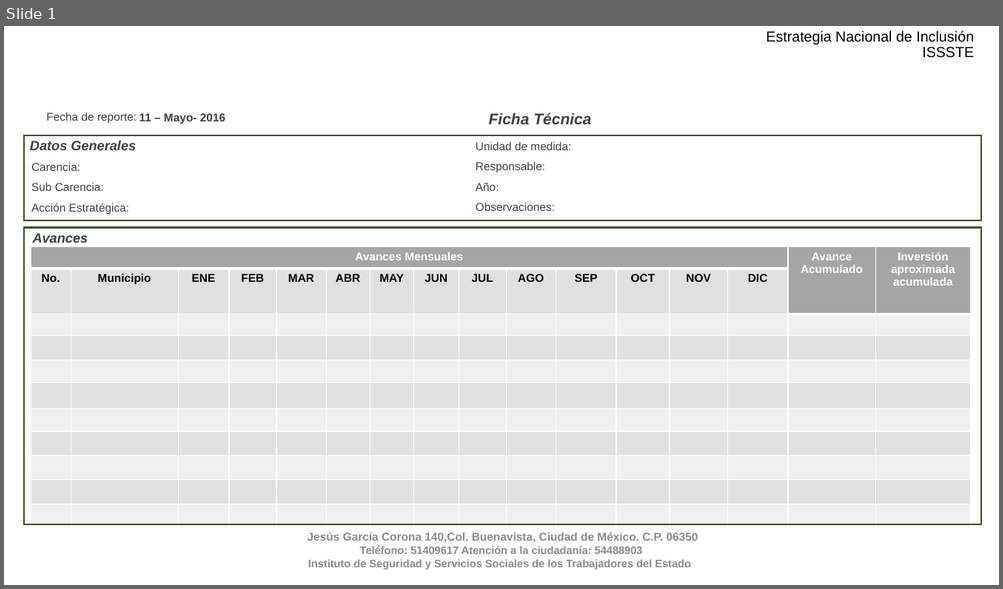
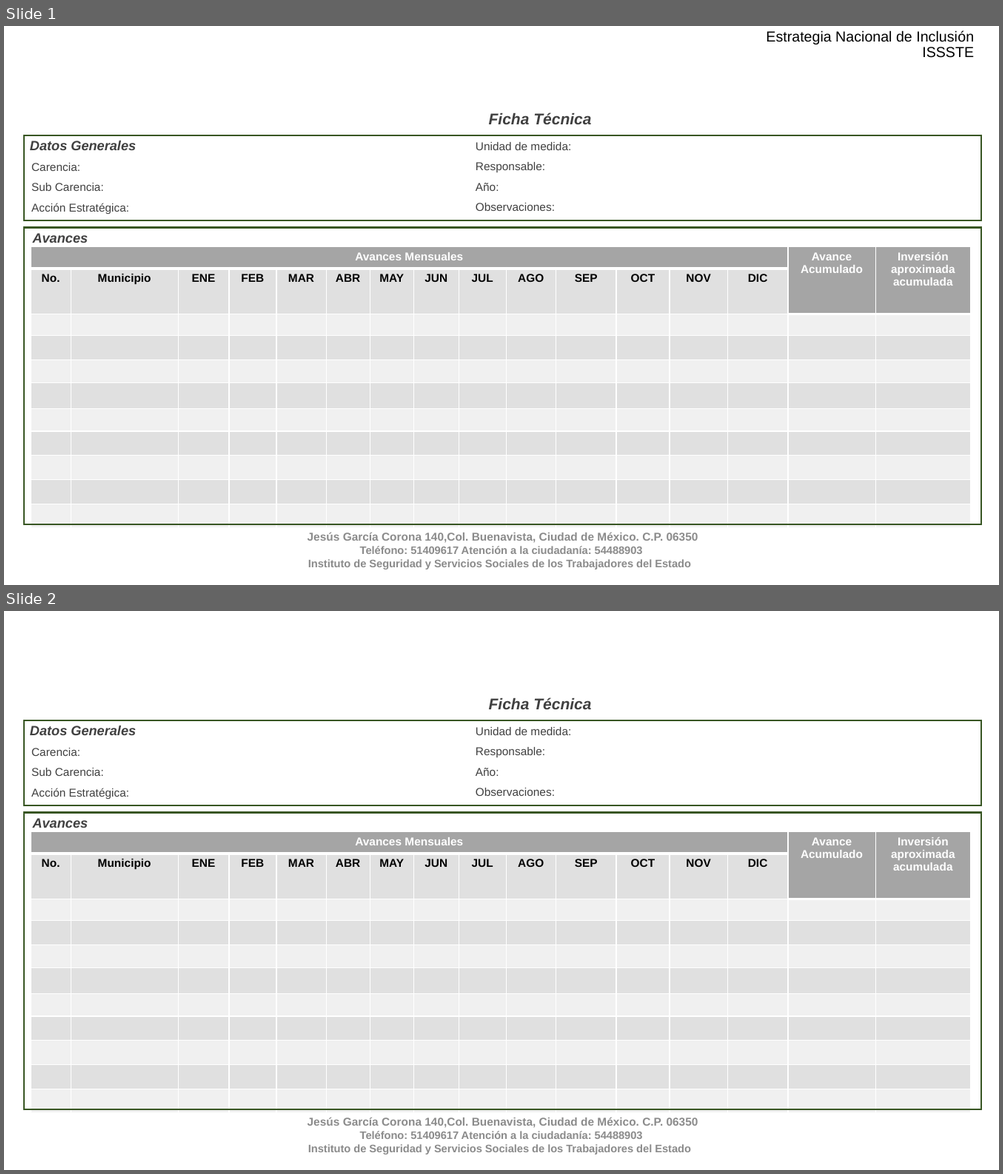
Before and after one commit to fpedro23/djangoISSSTE, a slide deck: djangoISSSTE/static/ppt/Ficha_Tecnica_Avance.pptx. Shown one above the other, each under a label of ours: slide 1 before the commit, slides 1 and 2 after it. The pictures are 1003x589 and 1003x1174 pixels, drawn with LibreOffice and Linux fonts; fonts in the diff are those of the drawing; background and template pictures are left out. Boxes give left, top, right and bottom in pixels: in the first picture for what was removed or moved away, otherwise in the second. Text is boxed around its words. In the diff, an @@ line names an element or a change of style, - is before the commit and + after.

```diff
--- a/djangoISSSTE/static/ppt/Ficha_Tecnica_Avance.pptx
+++ b/djangoISSSTE/static/ppt/Ficha_Tecnica_Avance.pptx
@@ slide 2 added at (x1=4, y1=611, x2=999, y2=1170), background #FFFFFF; not listed: 1 template element that a slide beside it also shows @@
@@ text added at (x1=489, y1=698, x2=591, y2=709), 15 pt, text #404040, bold, italic @@
+Ficha Técnica
@@ rectangle added at (x1=23, y1=721, x2=981, y2=806), outline #385723 1.5 pt @@
@@ table added at (x1=468, y1=721, x2=971, y2=806), 4 rows, 2 columns @@
+Unidad de medida: | 
+Responsable: | 
+Año: | 
+Observaciones: | 
@@ table added at (x1=24, y1=742, x2=523, y2=806), 3 rows, 2 columns @@
+Carencia: | 
+Sub Carencia: | 
+Acción Estratégica: | 
@@ text added at (x1=30, y1=726, x2=136, y2=735), 13 pt, text #404040, bold, italic @@
+Datos Generales
@@ rectangle added at (x1=23, y1=812, x2=981, y2=1110), outline #385723 1.5 pt @@
@@ table added at (x1=31, y1=832, x2=970, y2=1095), 11 rows, 16 columns @@
+Avances Mensuales |  |  |  |  |  |  |  |  |  |  |  |  |  | Avance Acumulado | Inversión aproximada acumulada
+No. | Municipio | ENE | FEB | MAR | ABR | MAY | JUN | JUL | AGO | SEP | OCT | NOV | DIC |  | 
+ |  |  |  |  |  |  |  |  |  |  |  |  |  |  | 
+ |  |  |  |  |  |  |  |  |  |  |  |  |  |  | 
+ |  |  |  |  |  |  |  |  |  |  |  |  |  |  | 
+ |  |  |  |  |  |  |  |  |  |  |  |  |  |  | 
+ |  |  |  |  |  |  |  |  |  |  |  |  |  |  | 
+ |  |  |  |  |  |  |  |  |  |  |  |  |  |  | 
+ |  |  |  |  |  |  |  |  |  |  |  |  |  |  | 
+ |  |  |  |  |  |  |  |  |  |  |  |  |  |  | 
+ |  |  |  |  |  |  |  |  |  |  |  |  |  |  | 
@@ text added at (x1=33, y1=818, x2=88, y2=828), 13 pt, text #404040, bold, italic @@
+Avances
@@ slide 1 changed as well @@
@@ text removed at (x1=46, y1=113, x2=136, y2=123) @@
-Fecha de reporte:
@@ text removed at (x1=139, y1=113, x2=225, y2=124) @@
-11 – Mayo- 2016
```
Also in this commit, not shown: 1 slide removed, 8 other files.
